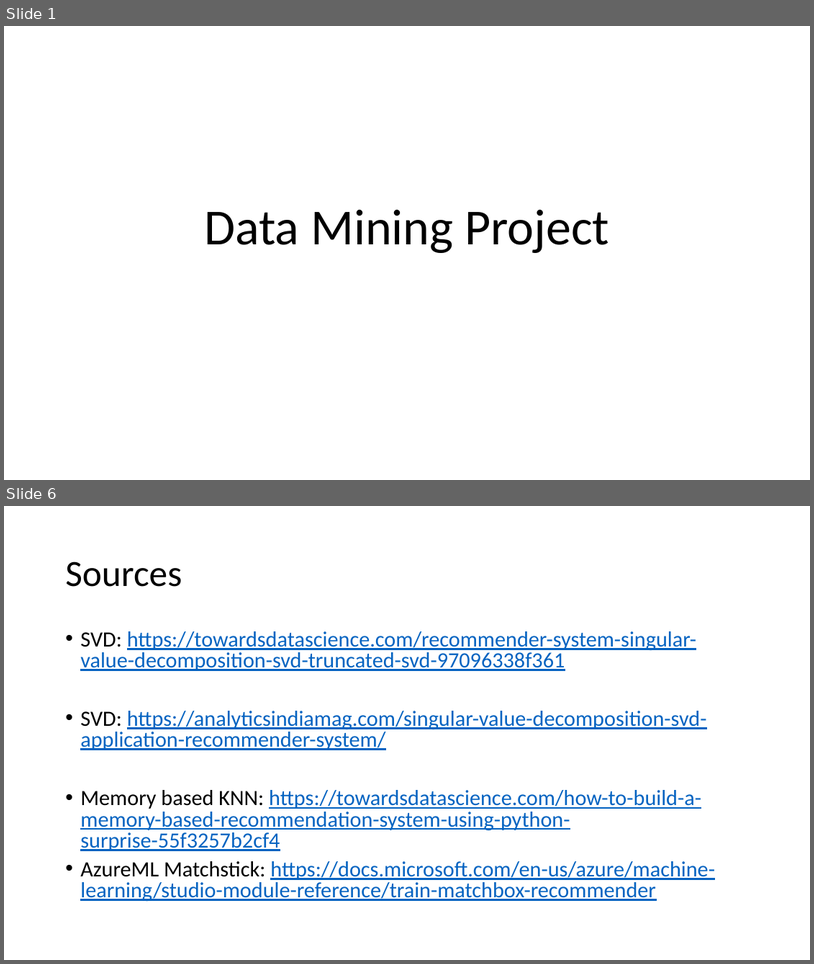
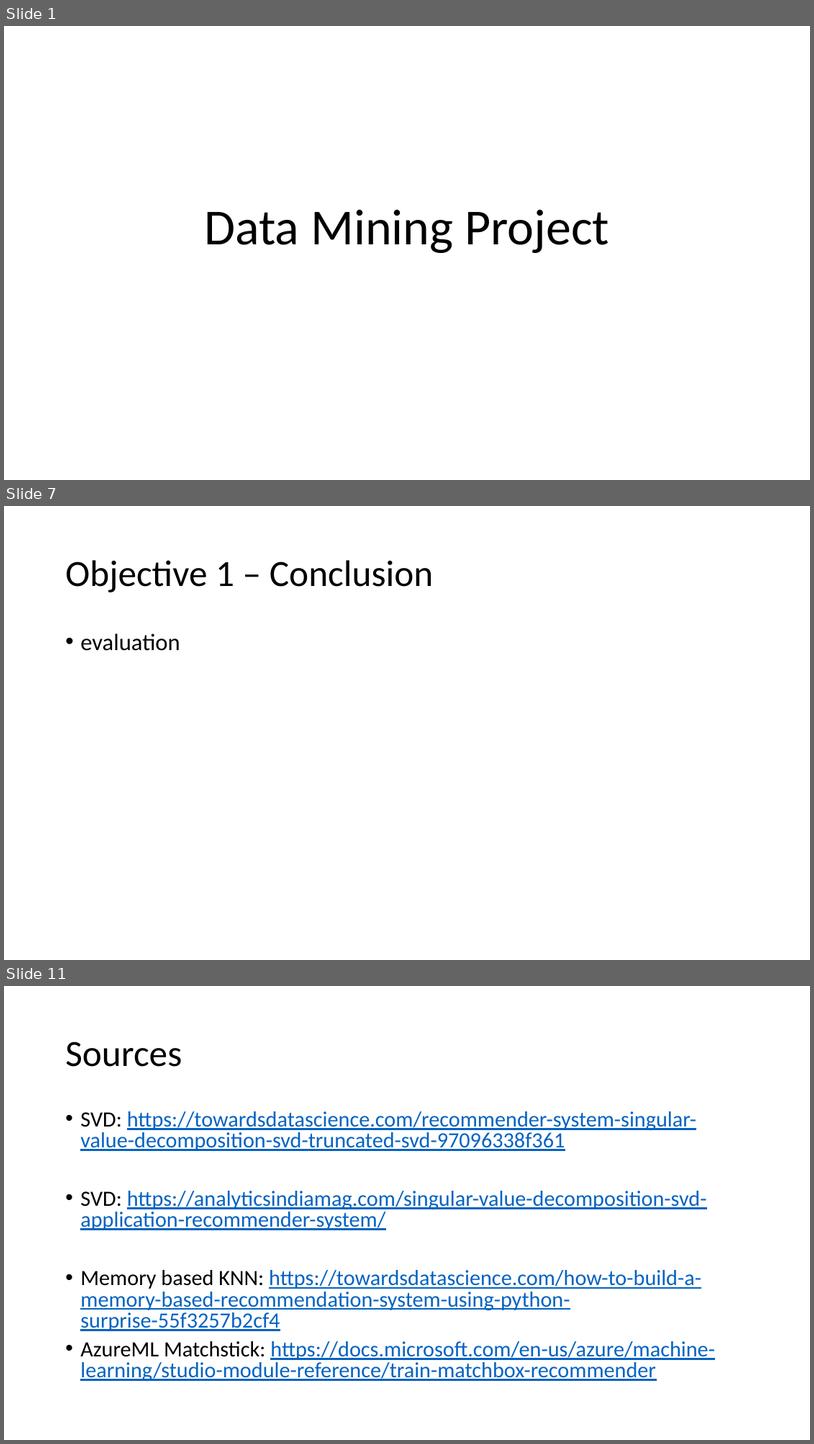
Before and after one commit to deejayrusso/Movie-Recommendation-System, a slide deck: Data Mining Project.pptx. Shown one above the other, each under a label of ours: slides 1 and 6 before the commit, slides 1, 7 and 11 after it; the slides between them are not shown. The pictures are 814x964 and 814x1444 pixels, drawn with LibreOffice and Linux fonts; fonts in the diff are those of the drawing. Boxes give left, top, right and bottom in pixels: in the first picture for what was removed or moved away, otherwise in the second. Text is boxed around its words. In the diff, an @@ line names an element or a change of style, - is before the commit and + after.

```diff
--- a/Data Mining Project.pptx
+++ b/Data Mining Project.pptx
@@ slide 7 added at <box>4,506,810,960</box>, background #FFFFFF @@
@@ title added at <box>65,560,434,592</box>, 44 pt, text #000000 @@
+Objective 1 – Conclusion
@@ text added at <box>80,633,180,651</box>, 28 pt, text #000000 @@
+• evaluation
@@ what was slide 6 is now slide 11 @@
```
Also in this commit, not shown: 2 slides changed, 5 other slides added, 1 slide removed.
